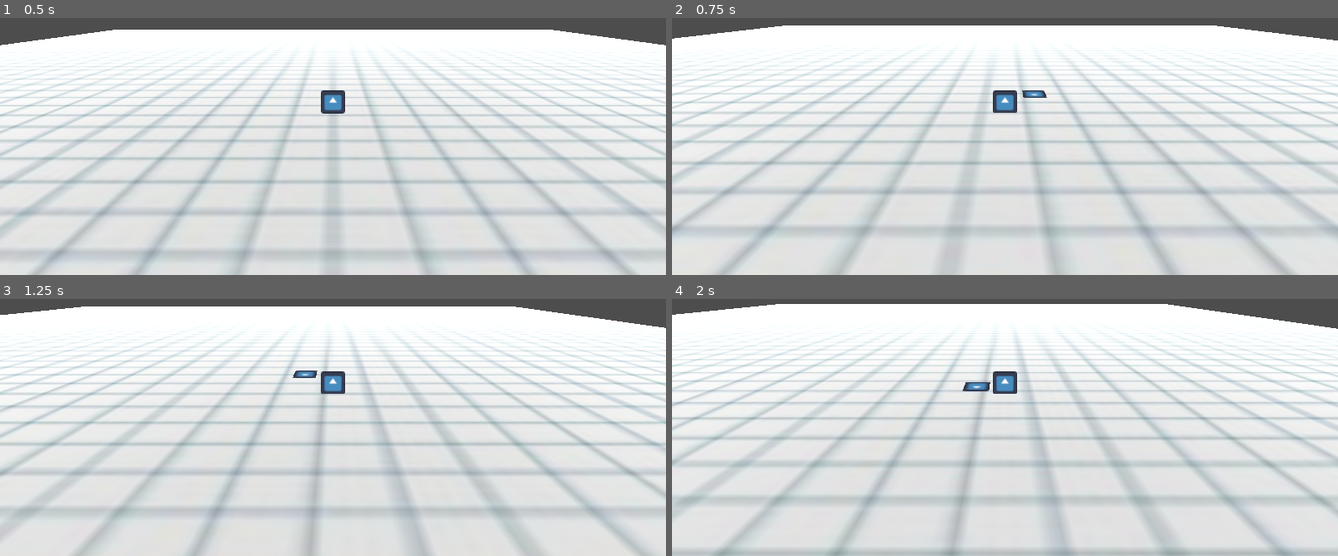
Above: before the commit, frames 1-4 (two rows, left to right).
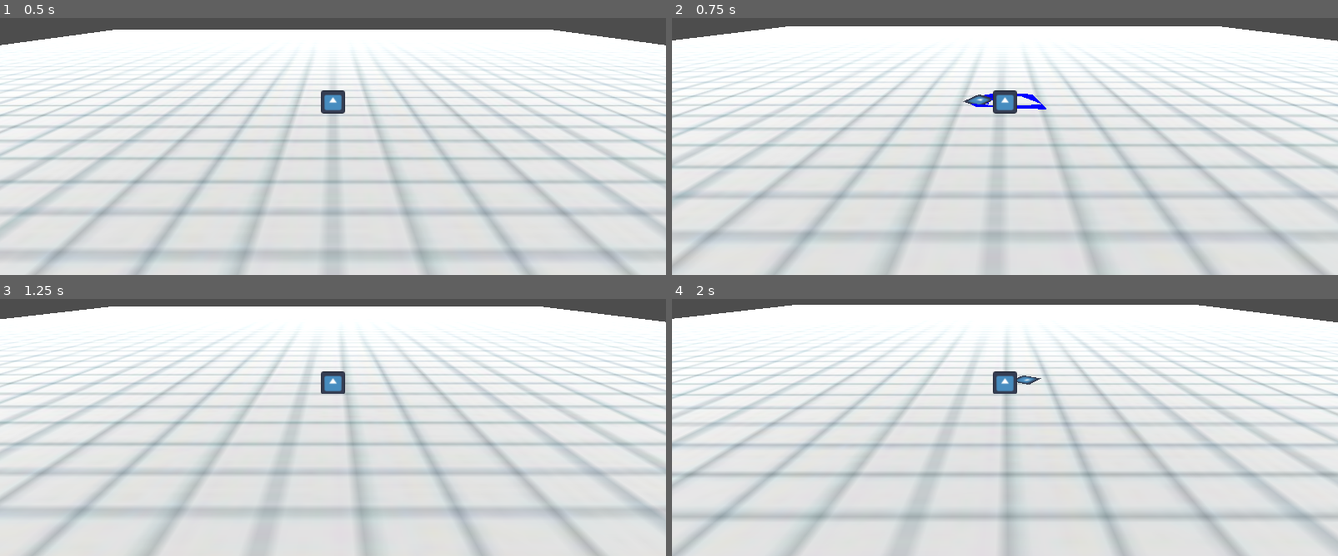
Above: after the commit, the same moments.

Repository: danieltsai-RSheepDV/Sol
Game: Godot game, scene res://Test Scenes/Combat Test.tscn
Same seed, same stepped clock (60 frames per second), same inputs: the game is played once before the commit and once after it. The engine's default icon, where the game draws it, is replaced by a stand-in: a white triangle on a blue panel in a dark square.
Inputs (mouse positions are in pixels of both pictures, inside the frame that each line leads up to):
- Up to frame 1 (0.5 s): no input
- Up to frame 2 (0.75 s): move the mouse to (1151, 69) at 0.52 s; hold D (Right) from 0.53 s (still down); click (1151, 69) at 0.6 s
- Up to frame 3 (1.25 s): keep holding D (Right); tap Space (Dash) at 0.8 s
- Up to frame 4 (2 s): move the mouse to (871, 388) at 1.27 s; release D (Right) at 1.28 s; hold S (Down) from 1.28 s (still down); tap Space (Dash) at 1.35 s; click (871, 388) at 1.55 s

Frame 1 is identical in both runs. In frame 2, 29% of the frame differs, in the area x 0-100%, y 2-100%; in frame 3, 21%; in frame 4, 34%, in the area x 0-100%, y 1-100%.

Commit message:
Basic attack

Diff:
--- /dev/null
+++ b/Library/trail_3d.gd
@@ -0,0 +1,82 @@
+class_name Trail3D extends MeshInstance3D
+
+"""
+Original Author: Oussama BOUKHELF
+License: MIT
+Version: 0.1
+Email: o.boukhelf@gmail.com
+Description: Advanced 2D/3D Trail system.
+"""
+
+var _points = []
+var _widths = []
+var _lifePoints = []
+
+@export var _trailEnabled : bool = true
+
+@export var _fromWidth : float = 0.5
+@export var _toWidth : float = 0.0
+@export_range(0.5, 1.5) var _scaleAcceleration : float = 1.0
+
+@export var _motionDelta : float = 0.1
+@export var _lifespan : float = 1.0
+
+var _oldPos : Vector3
+
+func _ready():
+	_oldPos = global_transform.origin
+	mesh = ImmediateMesh.new()
+
+func clear_points():
+	_points.clear()
+	_widths.clear()
+	_lifePoints.clear()
+
+func _process(delta):
+	if (_oldPos - global_transform.origin).length() > _motionDelta and _trailEnabled:
+		AppendPoint()
+		_oldPos = global_transform.origin
+
+	var p = 0
+	var max_points = _points.size()
+	while p < max_points:
+		_lifePoints[p] += delta
+		if _lifePoints[p] > _lifespan:
+			RemovePoints(p)
+			p-= 1
+			if (p < 0): p = 0
+
+		max_points = _points.size()
+		p += 1
+
+	mesh.clear_surfaces()
+
+	if _points.size() < 2:
+		return
+
+	mesh.surface_begin(Mesh.PRIMITIVE_TRIANGLE_STRIP)
+	for i in range(_points.size()):
+		var t = float(i) / (_points.size() - 1.0)
+
+		var currWidth = _widths[i][0] - pow(1 - t, _scaleAcceleration) * _widths[i][1]
+
+		var t0 = i / _points.size()
+		var t1 = t
+
+		mesh.surface_set_uv(Vector2(t0, 0))
+		mesh.surface_add_vertex(to_local(_points[i] + currWidth))
+		mesh.surface_set_uv(Vector2(t1, 1))
+		mesh.surface_add_vertex(to_local(_points[i] - currWidth))
+	mesh.surface_end()
+
+func AppendPoint():
+	_points.append(global_transform.origin)
+	_widths.append([
+		global_transform.basis.x * _fromWidth,
+		global_transform.basis.x * _fromWidth - global_transform.basis.x * _toWidth])
+	_lifePoints.append(0.0)
+
+func RemovePoints(i):
+	_points.remove_at(i)
+	_widths.remove_at(i)
+	_lifePoints.remove_at(i)
--- a/Player/PlayerController.gd
+++ b/Player/PlayerController.gd
@@ -29,21 +29,24 @@
 		targetVelocity = Vector3.ZERO
 
 func _physics_process(delta):
-	# Add the gravity.
-	if not is_on_floor():
-		velocity.y -= gravity * delta
+	if combo_count < 0 || combo_count > 1:
+		# Add the gravity.
+		if not is_on_floor():
+			velocity.y -= gravity * delta
 
-	# Update Velocity
-	var xDif = targetVelocity.x - velocity.x
-	var xAccel = accel if (abs(velocity.x) > SMALL_NUMBER) else decel
-	velocity.x += delta * pow(abs(xDif) * xAccel, velPower) * sign(xDif)
+		# Update Velocity
+		var xDif = targetVelocity.x - velocity.x
+		var xAccel = accel if (abs(velocity.x) > SMALL_NUMBER) else decel
+		velocity.x += delta * pow(abs(xDif) * xAccel, velPower) * sign(xDif)
 
-	var zDif = targetVelocity.z - velocity.z
-	var zAccel = accel if (abs(velocity.z) > SMALL_NUMBER) else decel
-	velocity.z += delta * pow(abs(zDif) * zAccel, velPower) * sign(zDif)
+		var zDif = targetVelocity.z - velocity.z
+		var zAccel = accel if (abs(velocity.z) > SMALL_NUMBER) else decel
+		velocity.z += delta * pow(abs(zDif) * zAccel, velPower) * sign(zDif)
 
-	if Input.is_action_just_pressed("Dash"):
-		velocity = targetVelocity.normalized() * 50
+		if Input.is_action_just_pressed("Dash"):
+			velocity = targetVelocity.normalized() * 50
+
+		move_and_slide()
 
 	# Attack Timer
 	attack_timer -= delta
@@ -53,15 +56,13 @@
 		combo_count = -1
 		attack_timer = attack_delay
 
-	move_and_slide()
-
 # Attack
 @onready var basicScytheAttributes = load("res://Player/Weapons/Basic/BasicScytheAttributes.tres")
 
 var attackObjs = []
 
 var combo_count = -1
-const attack_delay = 0.2
+const attack_delay = 0
 var attack_timer = 0
 
 func loadScythe(attr: ScytheAttributes):
@@ -76,8 +77,8 @@
 		combo_count = 0
 
 		var curAtk = getCurrentAttack()
+		curAtk.position = position
 		curAtk.init(self)
-		curAtk.position = position
 		owner.add_child(curAtk)
 	else:
 		var curAtk = getCurrentAttack()
@@ -87,8 +88,8 @@
 			combo_count += 1
 
 			curAtk = getCurrentAttack()
+			curAtk.position = position
 			curAtk.init(self)
-			curAtk.position = position
 			owner.add_child(curAtk)
 
 func getCurrentAttack():
--- a/Player/Weapons/Basic/BasicScytheProjectile.tscn
+++ b/Player/Weapons/Basic/BasicScytheProjectile.tscn
@@ -1,7 +1,52 @@
-[gd_scene load_steps=3 format=3 uid="uid://338eojugcih8"]
+[gd_scene load_steps=8 format=3 uid="uid://338eojugcih8"]
 
 [ext_resource type="Script" path="res://Player/Weapons/Basic/BasicScytheToss.gd" id="1_i3r8q"]
 [ext_resource type="Texture2D" uid="uid://clax1mb25j4l5" path="res://icon.svg" id="2_0qxr6"]
+[ext_resource type="Script" path="res://Library/trail_3d.gd" id="3_amvea"]
+
+[sub_resource type="StandardMaterial3D" id="StandardMaterial3D_rmm1w"]
+transparency = 1
+cull_mode = 2
+shading_mode = 0
+vertex_color_use_as_albedo = true
+
+[sub_resource type="Animation" id="Animation_whlp3"]
+resource_name = "Spin'"
+length = 0.5
+loop_mode = 1
+tracks/0/type = "value"
+tracks/0/imported = false
+tracks/0/enabled = true
+tracks/0/path = NodePath("Sprite3D:rotation")
+tracks/0/interp = 1
+tracks/0/loop_wrap = true
+tracks/0/keys = {
+"times": PackedFloat32Array(0, 0.5),
+"transitions": PackedFloat32Array(1, 1),
+"update": 0,
+"values": [Vector3(1.5708, 0, 0), Vector3(1.5708, 6.28319, 0)]
+}
+
+[sub_resource type="Animation" id="Animation_ofj2u"]
+length = 0.001
+tracks/0/type = "value"
+tracks/0/imported = false
+tracks/0/enabled = true
+tracks/0/path = NodePath("Sprite3D:rotation")
+tracks/0/interp = 1
+tracks/0/loop_wrap = true
+tracks/0/keys = {
+"times": PackedFloat32Array(0),
+"transitions": PackedFloat32Array(1),
+"update": 0,
+"values": [Vector3(1.5708, 0, 0)]
+}
+
+[sub_resource type="AnimationLibrary" id="AnimationLibrary_8c56p"]
+_data = {
+"RESET": SubResource("Animation_ofj2u"),
+"Spin'": SubResource("Animation_whlp3")
+}
 
 [node name="Scythe" type="Node3D"]
 script = ExtResource("1_i3r8q")
@@ -11,3 +56,16 @@
 cast_shadow = 0
 alpha_cut = 2
 texture = ExtResource("2_0qxr6")
+
+[node name="Trail3D" type="MeshInstance3D" parent="."]
+transform = Transform3D(1, 0, 0, 0, 1, 0, 0, 0, 1, 0, -0.05, 0)
+material_override = SubResource("StandardMaterial3D_rmm1w")
+script = ExtResource("3_amvea")
+_fromWidth = 0.75
+_lifespan = 0.1
+
+[node name="AnimationPlayer" type="AnimationPlayer" parent="."]
+libraries = {
+"": SubResource("AnimationLibrary_8c56p")
+}
+autoplay = "Spin'"
--- a/Player/Weapons/Basic/BasicScytheSwing.gd
+++ b/Player/Weapons/Basic/BasicScytheSwing.gd
@@ -11,6 +11,7 @@
 
 var t
 var dir
+var old_pos
 
 
 func init(p):
@@ -21,19 +22,32 @@
 	t = 0
 	dir = player.facingDirection
 
+	old_pos = position
+
+	$Trail3D.clear_points()
+
 # Called every frame. 'delta' is the elapsed time since the previous frame.
 func _process(delta):
-	if(t < 0.6):
-		var t0 = (ease(t, 0.1) - 0.5) * PI/2
+	old_pos = position
 
-		var localPos = Vector3(swingWidth * sin(t0 * revMult), 0, swingDepth * (cos(t0) - 0.707106781187) + swingDistance)
-		localPos = localPos.rotated(Vector3.UP, Vector3.BACK.signed_angle_to(dir, Vector3.UP))
-		position = player.position + localPos
+	var t0 = (ease(t, 0.1) - 0.5) * 5
 
-		t += delta * timeIncrement
+	if(t > 0.5):
+		t0 = (ease(0.5, 0.1) - 0.5) * 5
+	else:
+		look_at(player.position + calcLocalPos(t0 + 0.01), Vector3.UP)
+
+	position = player.position + calcLocalPos(t0)
+
+	t += delta * timeIncrement
+
+func calcLocalPos(t0):
+	var localPos = Vector3(swingWidth * sin(t0 * revMult), -t0 * 0.15, swingDepth * (cos(t0) - 0.707106781187) + swingDistance)
+	localPos = localPos.rotated(Vector3.UP, Vector3.BACK.signed_angle_to(dir, Vector3.UP))
+	return localPos
 
 func _isCompleted():
-	return t > 0.6
+	return t > 1.4
 
 func _isComboReady():
 	return t > 0.3
--- a/Player/Weapons/Basic/BasicScytheSwing.tscn
+++ b/Player/Weapons/Basic/BasicScytheSwing.tscn
@@ -1,14 +1,30 @@
-[gd_scene load_steps=3 format=3 uid="uid://ftv257bol08b"]
+[gd_scene load_steps=5 format=3 uid="uid://ftv257bol08b"]
 
 [ext_resource type="Script" path="res://Player/Weapons/Basic/BasicScytheSwing.gd" id="1_0igqm"]
 [ext_resource type="Texture2D" uid="uid://clax1mb25j4l5" path="res://icon.svg" id="2_vpm0o"]
+[ext_resource type="Script" path="res://Library/trail_3d.gd" id="3_jyc0y"]
+
+[sub_resource type="StandardMaterial3D" id="StandardMaterial3D_3ei77"]
+transparency = 1
+cull_mode = 2
+shading_mode = 0
+vertex_color_use_as_albedo = true
+albedo_color = Color(0, 0, 1, 1)
 
 [node name="Scythe" type="Node3D"]
 script = ExtResource("1_0igqm")
-attackLength = 0.25
+attackLength = 0.15
 
 [node name="Sprite3D" type="Sprite3D" parent="."]
 transform = Transform3D(1, 0, 0, 0, -4.37114e-08, -1, 0, 1, -4.37114e-08, 0, 0, 0)
 cast_shadow = 0
 alpha_cut = 2
 texture = ExtResource("2_vpm0o")
+
+[node name="Trail3D" type="MeshInstance3D" parent="."]
+transform = Transform3D(1, 0, 0, 0, 1, 0, 0, 0, 1, 0, -0.05, 0)
+material_override = SubResource("StandardMaterial3D_3ei77")
+script = ExtResource("3_jyc0y")
+_fromWidth = 0.75
+_toWidth = 0.25
+_lifespan = 0.15
--- a/Player/Weapons/Basic/BasicScytheSwingReverse.tscn
+++ b/Player/Weapons/Basic/BasicScytheSwingReverse.tscn
@@ -1,15 +1,31 @@
-[gd_scene load_steps=3 format=3 uid="uid://ddlalk7uabsni"]
+[gd_scene load_steps=5 format=3 uid="uid://ddlalk7uabsni"]
 
 [ext_resource type="Script" path="res://Player/Weapons/Basic/BasicScytheSwing.gd" id="1_jxcin"]
 [ext_resource type="Texture2D" uid="uid://clax1mb25j4l5" path="res://icon.svg" id="2_tg416"]
+[ext_resource type="Script" path="res://Library/trail_3d.gd" id="3_0y37u"]
+
+[sub_resource type="StandardMaterial3D" id="StandardMaterial3D_un71a"]
+transparency = 1
+blend_mode = 1
+cull_mode = 2
+shading_mode = 0
+vertex_color_use_as_albedo = true
 
 [node name="Scythe" type="Node3D"]
 script = ExtResource("1_jxcin")
 reversed = true
-attackLength = 0.25
+attackLength = 0.15
 
 [node name="Sprite3D" type="Sprite3D" parent="."]
 transform = Transform3D(1, 0, 0, 0, -4.37114e-08, -1, 0, 1, -4.37114e-08, 0, 0, 0)
 cast_shadow = 0
 alpha_cut = 2
 texture = ExtResource("2_tg416")
+
+[node name="Trail3D" type="MeshInstance3D" parent="."]
+transform = Transform3D(1, 0, 0, 0, 1, 0, 0, 0, 1, 0, -0.05, 0)
+material_override = SubResource("StandardMaterial3D_un71a")
+script = ExtResource("3_0y37u")
+_fromWidth = 0.75
+_toWidth = 0.25
+_lifespan = 0.15
--- a/Player/Weapons/Basic/BasicScytheToss.gd
+++ b/Player/Weapons/Basic/BasicScytheToss.gd
@@ -1,29 +1,51 @@
 extends Attack
 
-@export var speed = 40
-@export var maxDistance = 4
+@export var speed = 40.0
+@export var arcSpeed = 2.0
+@export var maxDistance = 8.0
+@export var arcSize = 2.0
 
 var deceleration
 var player
 
 var completed = false
 var curSpeed
+var target
+
+var t
+var endT
+var dir
 var direction
 
 func init(p):
 	player = p
 	deceleration = (speed * speed) / (2 * maxDistance)
 
-	direction = player.facingDirection
-	direction.y = 0
-	direction = direction.normalized()
+	dir = player.facingDirection
+	dir.y = 0
+	dir = dir.normalized()
+	t = -2.5
+	endT = -acos(arcSize / maxDistance)
+	print(endT)
 
 	curSpeed = speed + player.velocity.length()
 	completed = false
 
+	$Trail3D.clear_points()
+
 # Called every frame. 'delta' is the elapsed time since the previous frame.
 func _process(delta):
 	if completed:
+		return
+
+	if(t < endT):
+		position = player.position + calcLocalPos(t)
+
+		t += delta * (speed/arcSize)
+		direction = (dir * maxDistance - calcLocalPos(t))
+		direction.y = 0
+		direction = direction.normalized()
+		look_at(player.position + calcLocalPos(t + 0.05), Vector3.UP)
 		return
 
 	position += direction * (delta * curSpeed)
@@ -36,6 +58,11 @@
 		if(position.distance_to(player.position) < 0.1):
 			completed = true
 
+func calcLocalPos(t0):
+	var localPos = Vector3(-arcSize * sin(t0), t0 * 0.15, arcSize * (cos(t0) - 0.707106781187) + arcSize/2)
+	localPos = localPos.rotated(Vector3.UP, Vector3.BACK.signed_angle_to(dir, Vector3.UP))
+	return localPos
+
 func _isCompleted():
 	return completed
 
Not shown, added: Player/Weapons/Basic/BasCB72.tmp
